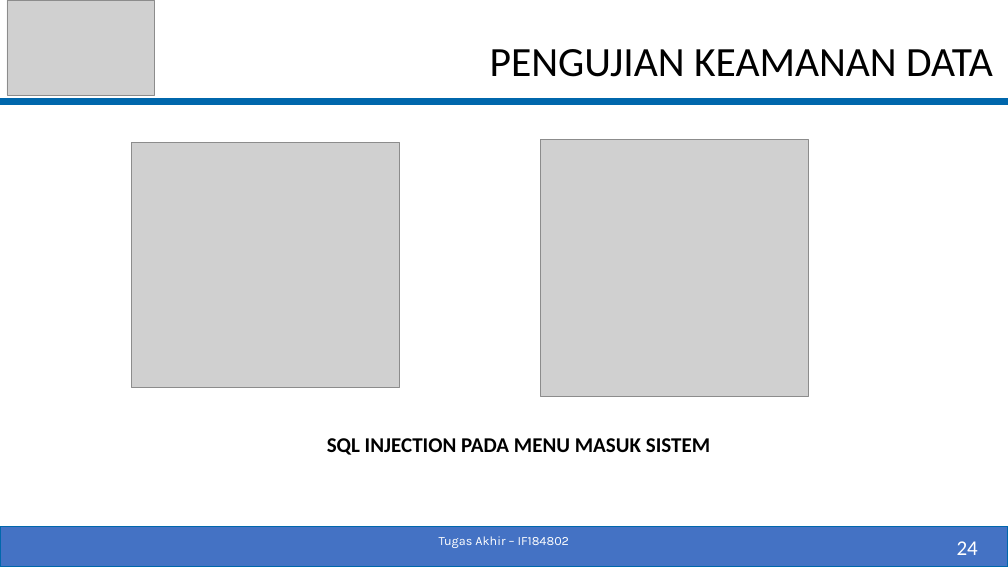
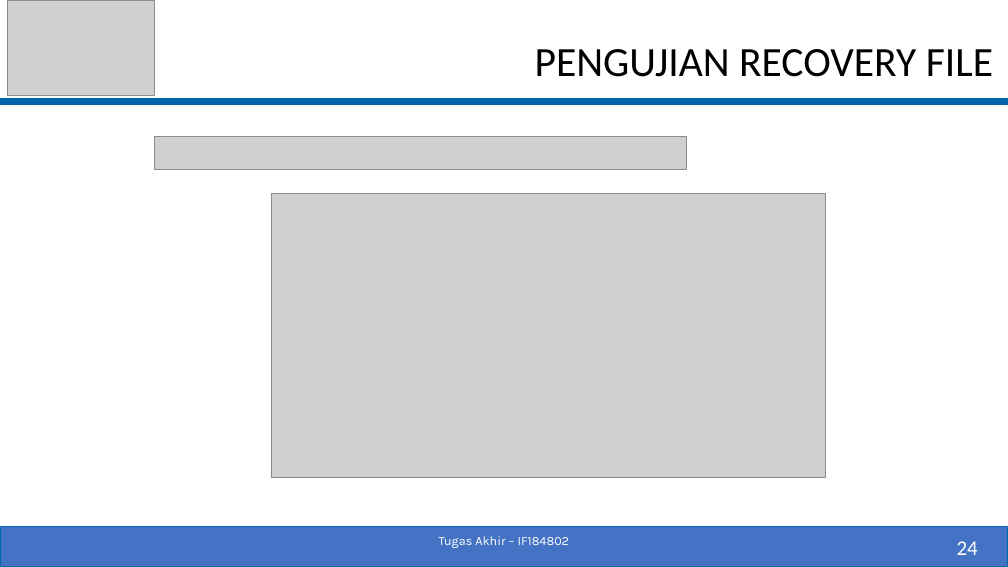
Before and after one commit to fajrisalam/Tugas-Akhir, a slide deck: slide 24 of PPT_SIDANG.pptx. Drawn at 1008x567 pixels with LibreOffice and Linux fonts; fonts in the diff are those of the drawing; grey boxes stand for pictures. Boxes give left, top, right and bottom in pixels: in the first picture for what was removed or moved away, otherwise in the second. Text is boxed around its words. In the diff, an @@ line names an element or a change of style, - is before the commit and + after.

```diff
--- a/PPT_SIDANG.pptx
+++ b/PPT_SIDANG.pptx
@@ title at box(535, 49, 993, 77): text changed @@
-PENGUJIAN KEAMANAN DATA
+PENGUJIAN RECOVERY FILE
@@ picture removed at box(132, 142, 399, 387) @@
@@ picture added at box(155, 136, 687, 170) @@
@@ picture removed at box(541, 139, 808, 396) @@
@@ picture added at box(271, 194, 826, 478) @@
@@ text removed at box(327, 438, 710, 455) @@
-SQL INJECTION PADA MENU MASUK SISTEM
```
Also in this commit, not shown: 14 other slides changed, 5 slides added, 5 slides removed, 1 other file.
